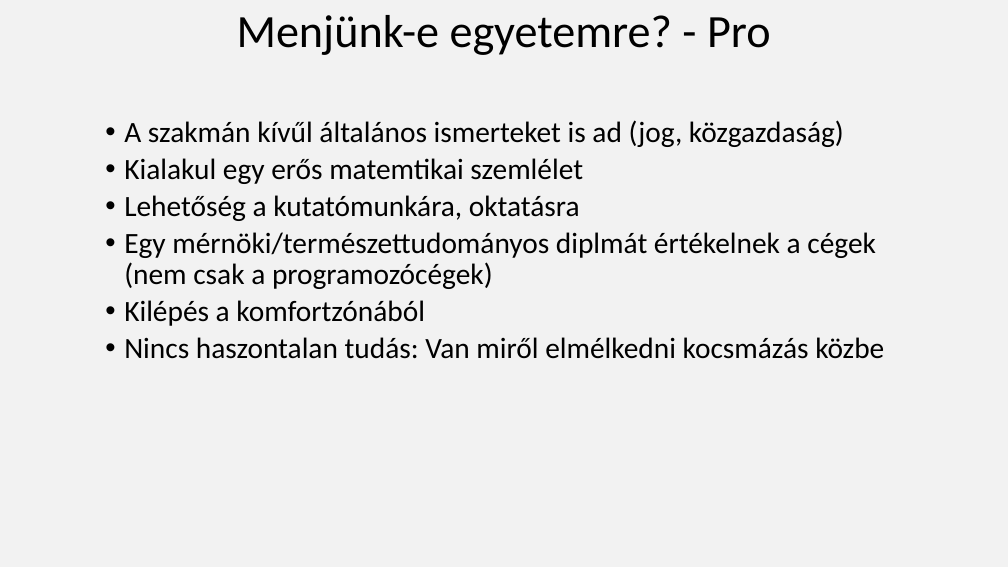
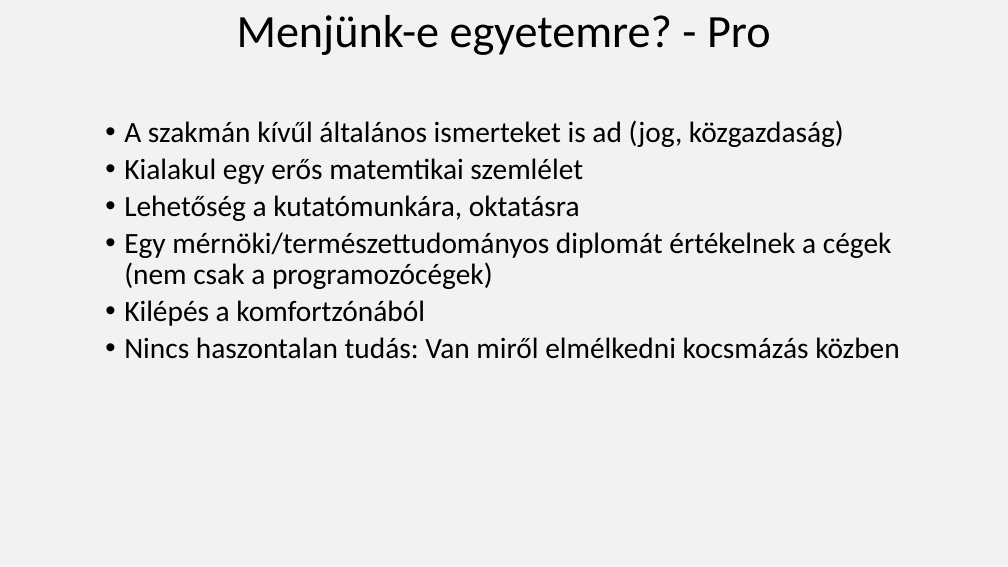
Before and after one commit to nagyandras95/Egyetem, a slide deck: slide 4 of efop/03/Programozók világa.pptx. Drawn at 1008x567 pixels with LibreOffice and Linux fonts; fonts in the diff are those of the drawing. Boxes give left, top, right and bottom in pixels: in the first picture for what was removed or moved away, otherwise in the second. Text is boxed around its words. In the diff, an @@ line names an element or a change of style, - is before the commit and + after.

```diff
--- a/efop/03/Programozók világa.pptx
+++ b/efop/03/Programozók világa.pptx
@@ text at (x1=124, y1=232, x2=892, y2=289): text changed @@
-  • Egy mérnöki/természettudományos diplmát értékelnek a cégek (nem csak a programozócégek)
+  • Egy mérnöki/természettudományos diplomát értékelnek a cégek (nem csak a programozócégek)
@@ text at (x1=124, y1=337, x2=900, y2=359): text changed @@
-  • Nincs haszontalan tudás: Van miről elmélkedni kocsmázás közbe
+  • Nincs haszontalan tudás: Van miről elmélkedni kocsmázás közben
```
Also in this commit, not shown: 5 other slides changed.
